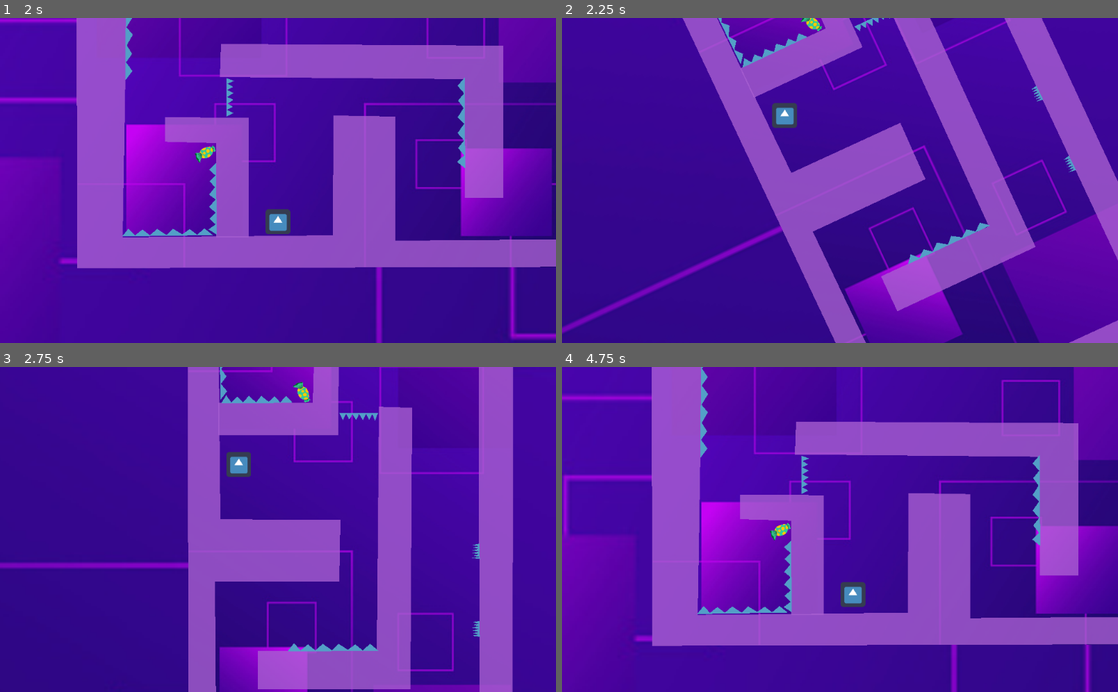
Above: before the commit, frames 1-4 (two rows, left to right).
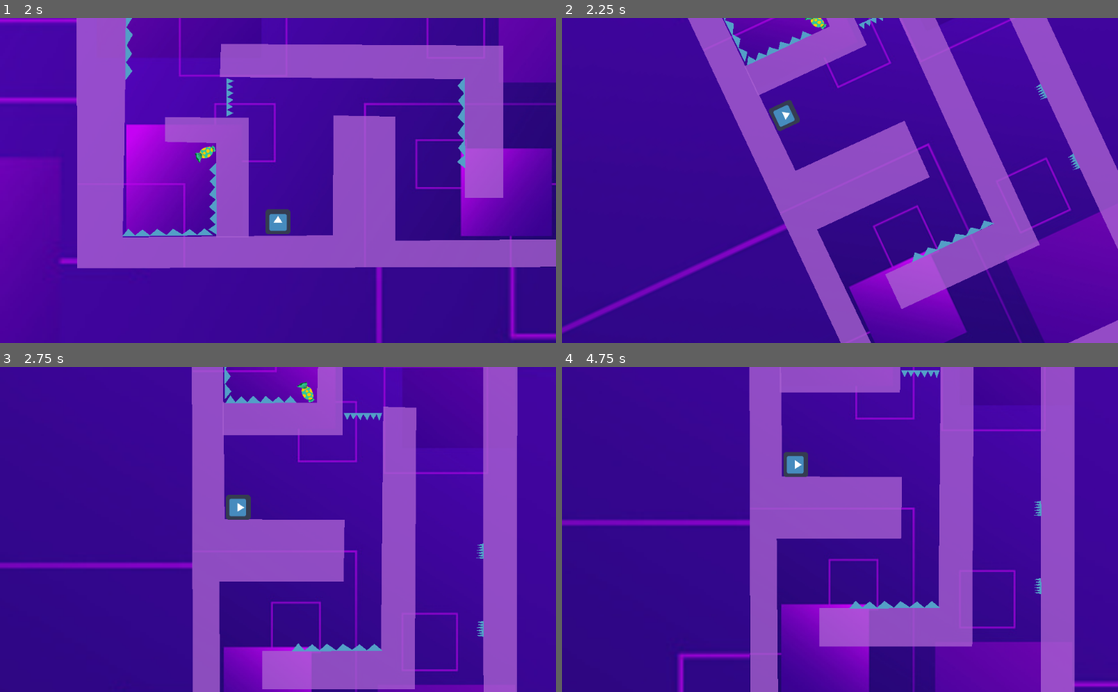
Above: after the commit, the same moments.

Repository: seorinn/CMP-Godot-project
Game: Godot game, scene res://Main.tscn
The game is run twice, just before and just after one commit, with the same random seed, the same clock (stepped at 60 frames per second) and the same inputs. The engine's default icon, where the game draws it, is replaced by a stand-in: a white triangle on a blue panel in a dark square. Sound files missing from this copy of the repository are replaced by a short silence.
Inputs (mouse positions are in pixels of both pictures, inside the frame that each line leads up to):
- Up to frame 1 (2 s): click (278, 164) at 0.5 s; click (83, 190) at 1.25 s
- Up to frame 2 (2.25 s): tap Enter at 2 s; hold E (rotate_right) from 2.03 s (still down)
- Up to frame 3 (2.75 s): keep holding E (rotate_right); tap Up (jump) at 2.27 s
- Up to frame 4 (4.75 s): tap Up (jump) at 3.02, 4.52 s; release E (rotate_right) at 3.53 s; hold Q (rotate_left) 3.53-4.28 s; tap Space at 4.25 s; hold E (rotate_right) from 4.28 s (still down)

Frame 1 is identical in both runs. In frame 2, 7.0% of the frame differs, in the area x 21-100%, y 0-100%; in frame 3, 7.2%; in frame 4, 63%, in the area x 0-100%, y 0-100%.
Error before the commit: Invalid get index 'rotation_degrees' (on base: 'null instance'). (res://Stage1.gd:12)

Commit message:
Update Stage1.gd

Diff:
--- a/final_project/Stage1.gd
+++ b/final_project/Stage1.gd
@@ -9,11 +9,11 @@
 		isRotate = true
 		for i in range(18):
 			rotation_degrees += 5
-			$player.rotation_degrees-=5
+			#$player.rotation_degrees-=5
 			yield(get_tree().create_timer(delta/2), "timeout")
 		yield(get_tree().create_timer(delta), "timeout")
 		isRotate = false
-		yield(get_tree().create_timer(1), "timeout")
+		yield(get_tree().create_timer(0.3), "timeout")
 		enableKey = true
 
 
@@ -22,11 +22,11 @@
 		isRotate = true
 		for i in range(18):
 			rotation_degrees -= 5
-			$player.rotation_degrees+=5
+			#$player.rotation_degrees+=5
 			yield(get_tree().create_timer(delta/2), "timeout")
 		yield(get_tree().create_timer(delta), "timeout")
 		isRotate = false
-		yield(get_tree().create_timer(1), "timeout")
+		yield(get_tree().create_timer(0.3), "timeout")
 		enableKey = true
 
 
